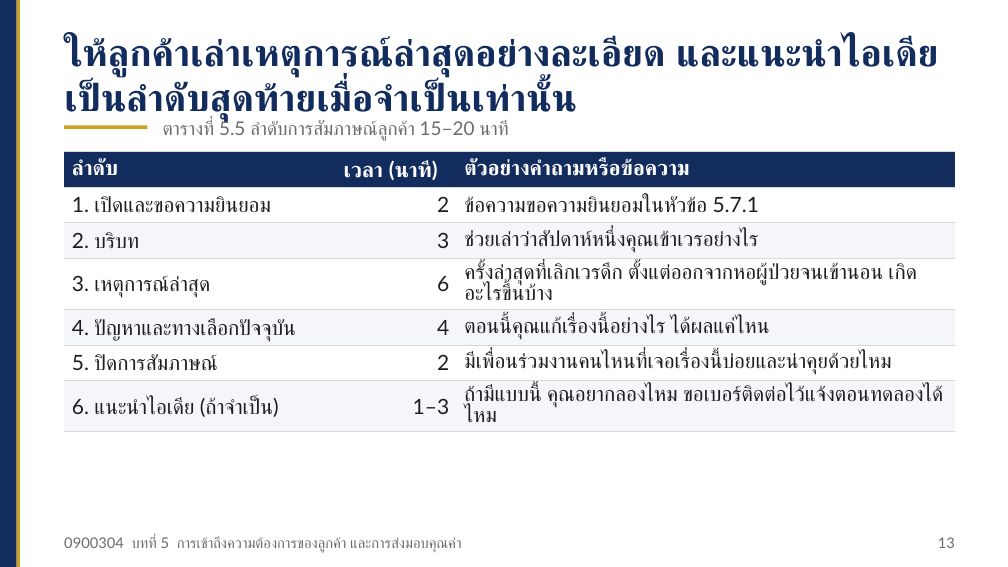
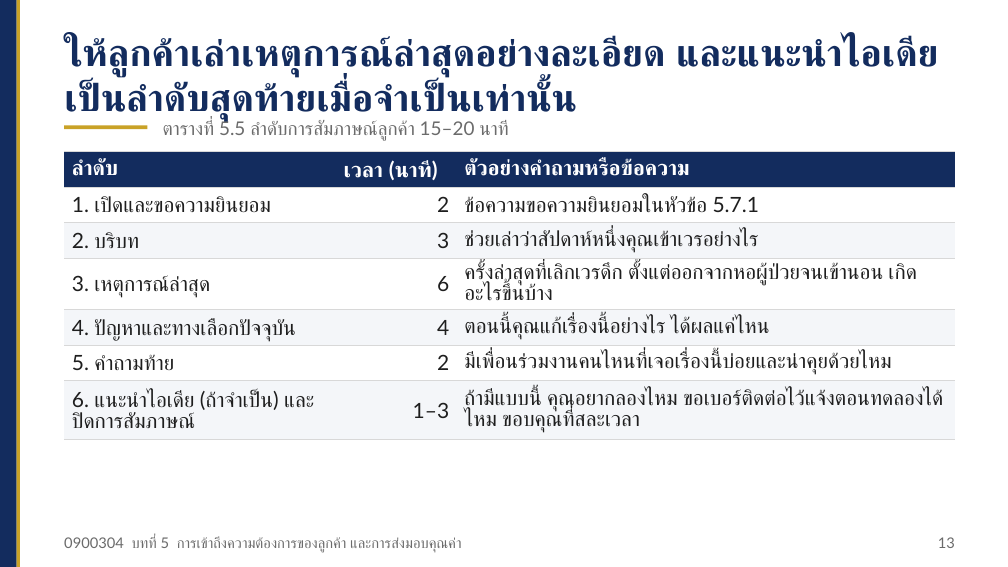
Before and after one commit to Aj-Warawut/academic-web-teaching, a slide deck: slide 13 of nv/files/nv_0900304_บทที่05_สไลด์.pptx. Drawn at 1008x567 pixels with LibreOffice and Linux fonts; fonts in the diff are those of the drawing. Boxes give left, top, right and bottom in pixels: in the first picture for what was removed or moved away, otherwise in the second. Text is boxed around its words. In the diff, an @@ line names an element or a change of style, - is before the commit and + after.

Commit message:
0900304: แก้เนื้อหาบท 3–9 ตามผลตรวจตอนทำสไลด์
- บทที่ 3: ข้อสมมติจุดคุ้มทุนร้านเช่าชุด เป็น 125 ครั้ง (เฉลี่ยชุดละ 4.2 ครั้ง)
- บทที่ 6: ที่มาของเกณฑ์ 15 มื้อต่อคืน และคำตอบที่ซ้อนกันในกรณีศึกษา
- บทที่ 6 และ 7: แยกชื่อ Kerr (2014) สองชิ้นตาม APA
- บทที่ 5: ลำดับการสัมภาษณ์ลูกค้า (ตาราง 5.5)
- บทที่ 4: ภาพ 4.2 ติดดอกจันช่างแก้ชุด
- บทที่ 7, 8, 9: หมายเหตุการปัดตัวเลข แนวคิดระดับสูงในตาราง 8.2 และป้ายกรณีสมมติ
- อัปเดตหน้าบทที่ 3–9 ภาพสไลด์ 7 แผ่น ไฟล์สไลด์ 7 บท และเอกสารประกอบการสอนฉบับรวมเล่ม (233 หน้า)

```diff
--- a/nv/files/nv_0900304_บทที่05_สไลด์.pptx
+++ b/nv/files/nv_0900304_บทที่05_สไลด์.pptx
@@ table at [64, 151, 955, 437] @@
-row 6, column 1: 5. ปิดการสัมภาษณ์
+row 6, column 1: 5. คำถามท้าย
-row 7, column 1: 6. แนะนำไอเดีย (ถ้าจำเป็น)
+row 7, column 1: 6. แนะนำไอเดีย (ถ้าจำเป็น) และปิดการสัมภาษณ์
-row 7, column 3: ถ้ามีแบบนี้ คุณอยากลองไหม ขอเบอร์ติดต่อไว้แจ้งตอนทดลองได้ไหม
+row 7, column 3: ถ้ามีแบบนี้ คุณอยากลองไหม ขอเบอร์ติดต่อไว้แจ้งตอนทดลองได้ไหม ขอบคุณที่สละเวลา
```
Also in this commit, not shown: 22 other files.
